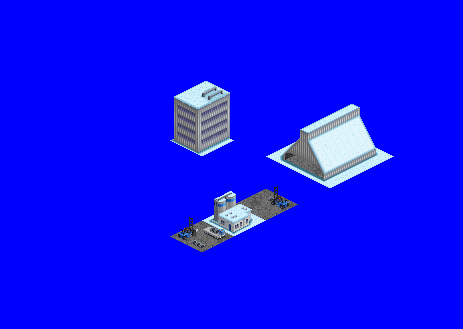
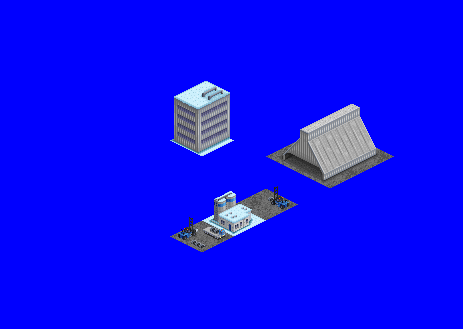
Before/after of a 463x329 layered artwork. What changed in the layer stack:
hid "snow" (3rd of 5, in "Stockpile building"), painted on it over box(266, 104, 394, 188)
painted on "stockpile building shaded" over box(279, 152, 379, 182)
